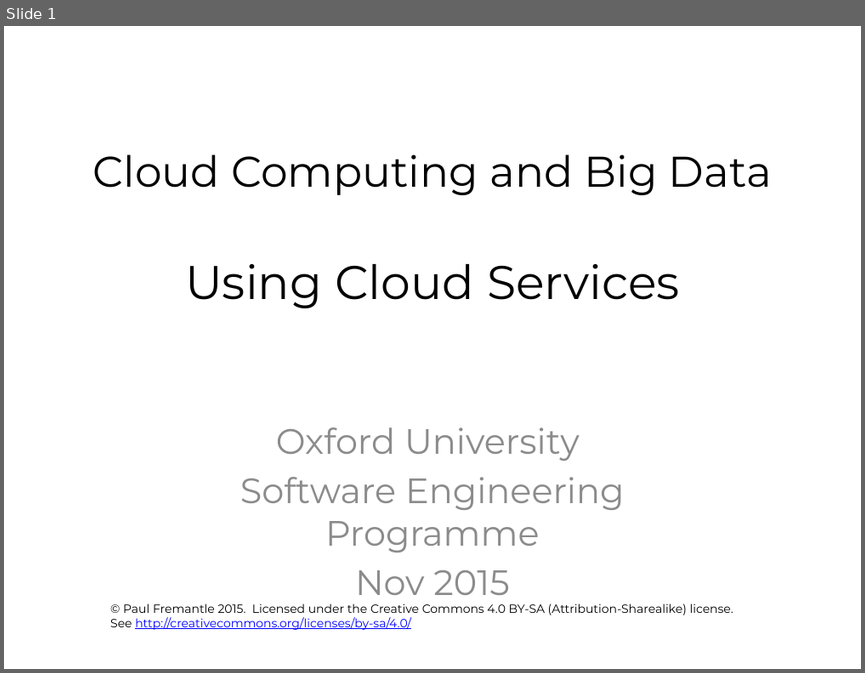
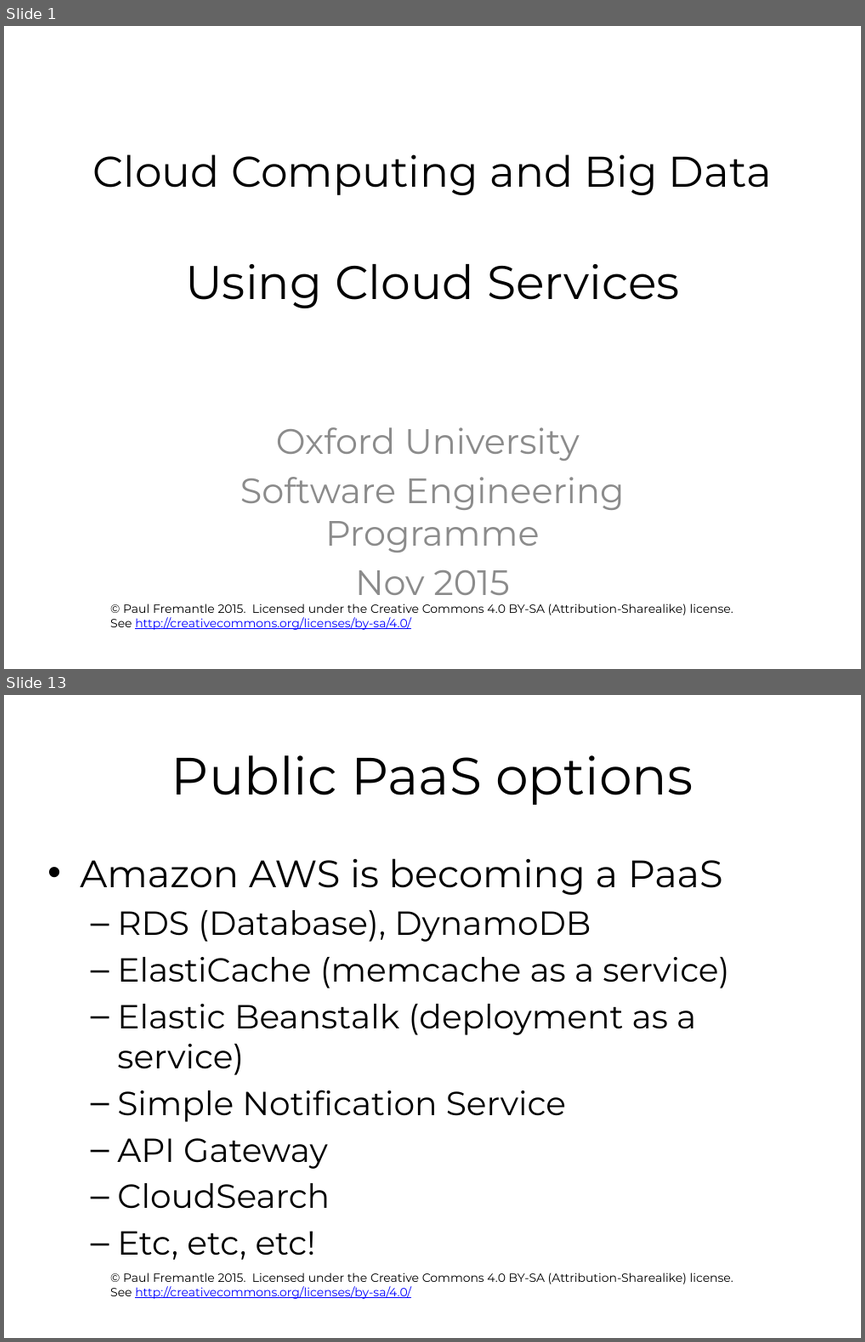
Before and after one commit to pzfreo/ox-clo, a slide deck: pres-source/02-using-cloud-services.pptx. Shown one above the other, each under a label of ours: slide 1 before the commit, slides 1 and 13 after it; the slides between them are not shown. The pictures are 865x673 and 865x1342 pixels, drawn with LibreOffice and Linux fonts; fonts in the diff are those of the drawing; background and template pictures are left out. Boxes give left, top, right and bottom in pixels: in the first picture for what was removed or moved away, otherwise in the second. Text is boxed around its words. In the diff, an @@ line names an element or a change of style, - is before the commit and + after.

```diff
--- a/pres-source/02-using-cloud-services.pptx
+++ b/pres-source/02-using-cloud-services.pptx
@@ slide 13 added at bbox=[4, 695, 861, 1338], background #FFFFFF; not listed: 1 template element that a slide beside it also shows @@
@@ title added at bbox=[171, 755, 692, 805], 44 pt, text #000000 @@
+Public PaaS options
@@ text added at bbox=[80, 858, 729, 1259], 28 pt, text #000000 @@
+• Amazon AWS is becoming a PaaS
+  – RDS (Database), DynamoDB
+  – ElastiCache (memcache as a service)
+  – Elastic Beanstalk (deployment as a service)
+  – Simple Notification Service
+  – API Gateway
+  – CloudSearch
+  – Etc, etc, etc!
```
Also in this commit, not shown: 1 slide changed, 18 other slides added, 1 slide removed.
